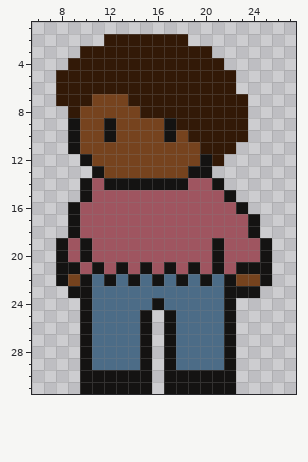
Pixel-art sprite: assets/Chara_walk_front_4.png. Above: the version before the commit.
The file is 32x32 pixels. Shown: x 6..27, y 1..31.
Now the later version:
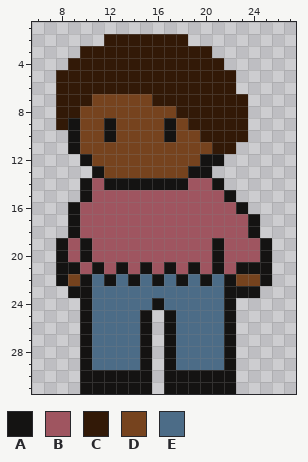
Palette (. is transparent): A #141312  B #9f5560  C #321907  D #76431e  E #4c6c87
What changed:
@@ x 6..27 @@
  6 ..CCCCCCCCCCCCCCC.....
- 7 ..CCCDDDCCCCCCCCCC....
- 8 ...CDDDDDCCCCCCCCC....
- 9 ...ADDADDDDACCCCCC....
-10 ...ADDADDDDADCCCCC....
-11 ...ADDDDDDDDDDCCC.....
-12 ....ADDDDDDDDDAC......
+ 7 ..CCCDDDDDCCCCCCCC....
+ 8 ..CCDDDDDDDDCCCCCC....
+ 9 ..CADDADDDDADCCCCC....
+10 ...ADDADDDDADDCCCC....
+11 ...ADDDDDDDDDDDCC.....
+12 ....ADDDDDDDDDAA......
 13 .....ADDDDDDDAA.......
Changed places in both pictures, as pixel boxes (x1, y1, x2, y2):
changed: (128, 94, 224, 166)
added: (56, 106, 68, 130)
